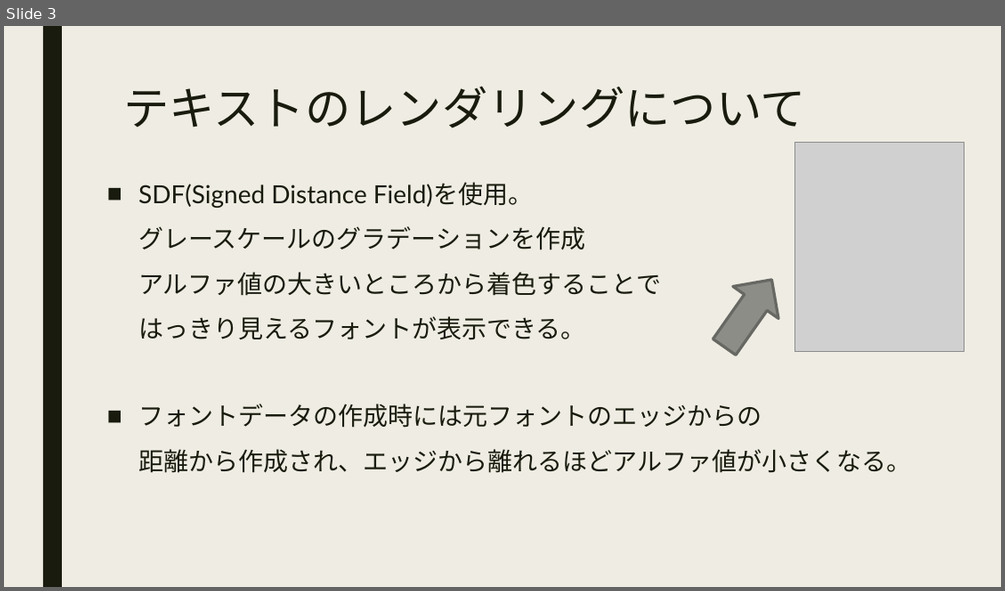
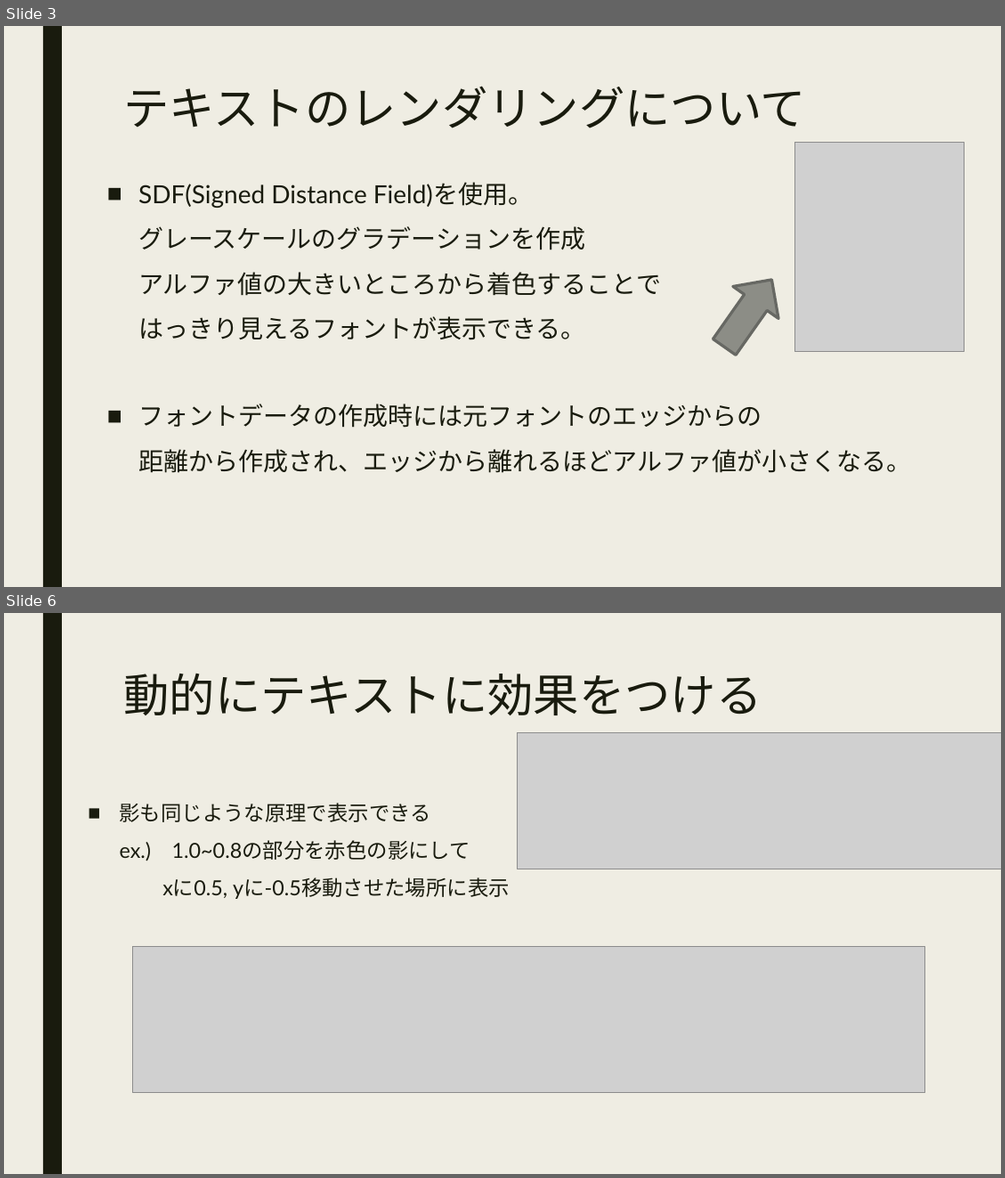
Before and after one commit to hopesnow/Study, a slide deck: RHStudy/Documents/TextMeshPro_r-hatase.pptx. Shown one above the other, each under a label of ours: slide 3 before the commit, slides 3 and 6 after it; the slides between them are not shown. The pictures are 1005x591 and 1005x1178 pixels, drawn with LibreOffice and Linux fonts; fonts in the diff are those of the drawing; grey boxes stand for pictures. Boxes give left, top, right and bottom in pixels: in the first picture for what was removed or moved away, otherwise in the second. Text is boxed around its words. In the diff, an @@ line names an element or a change of style, - is before the commit and + after.

```diff
--- a/RHStudy/Documents/TextMeshPro_r-hatase.pptx
+++ b/RHStudy/Documents/TextMeshPro_r-hatase.pptx
@@ slide 6 added at bbox=[4, 613, 1001, 1174], background #EFEDE3; not listed: 1 template element that a slide beside it also shows @@
@@ title added at bbox=[123, 674, 761, 715], 44 pt, text #191B0E @@
+動的にテキストに効果をつける
@@ picture added at bbox=[518, 732, 1001, 868] @@
@@ text added at bbox=[120, 803, 510, 899], 20 pt, text #191B0E @@
+■ 影も同じような原理で表示できる
+  ex.) 1.0~0.8の部分を赤色の影にして
+  xに0.5, yに-0.5移動させた場所に表示
@@ picture added at bbox=[133, 947, 925, 1093] @@
```
Also in this commit, not shown: 1 slide changed, 1 other slide added.
